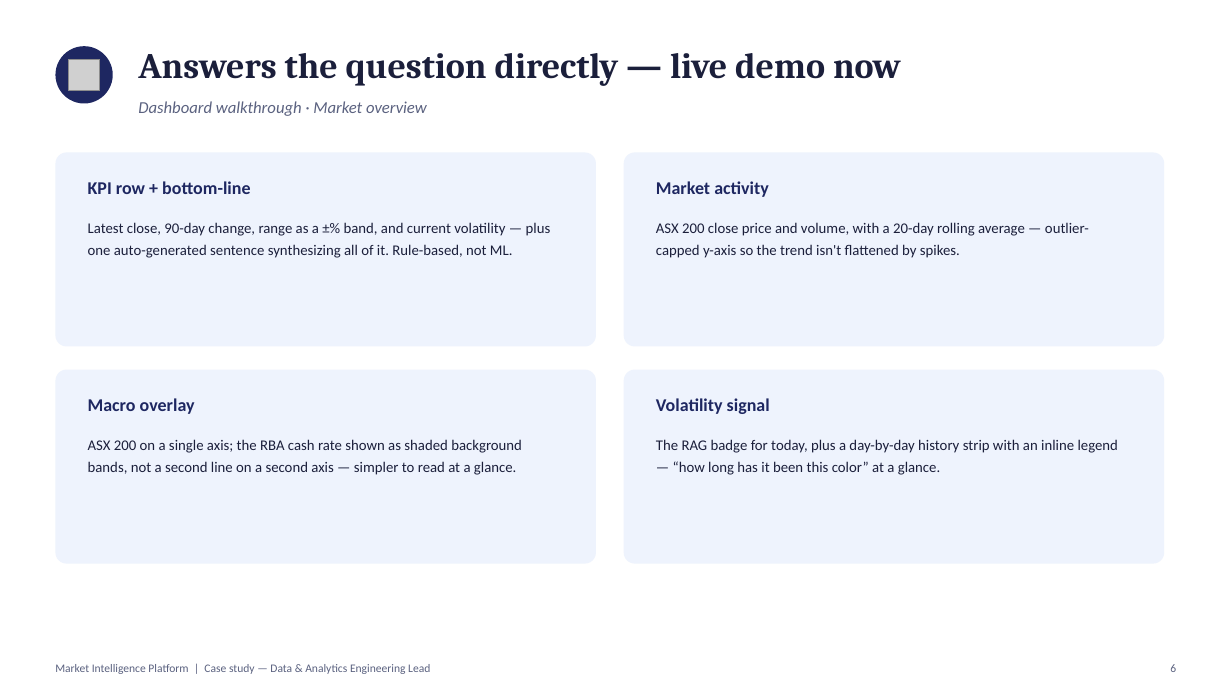
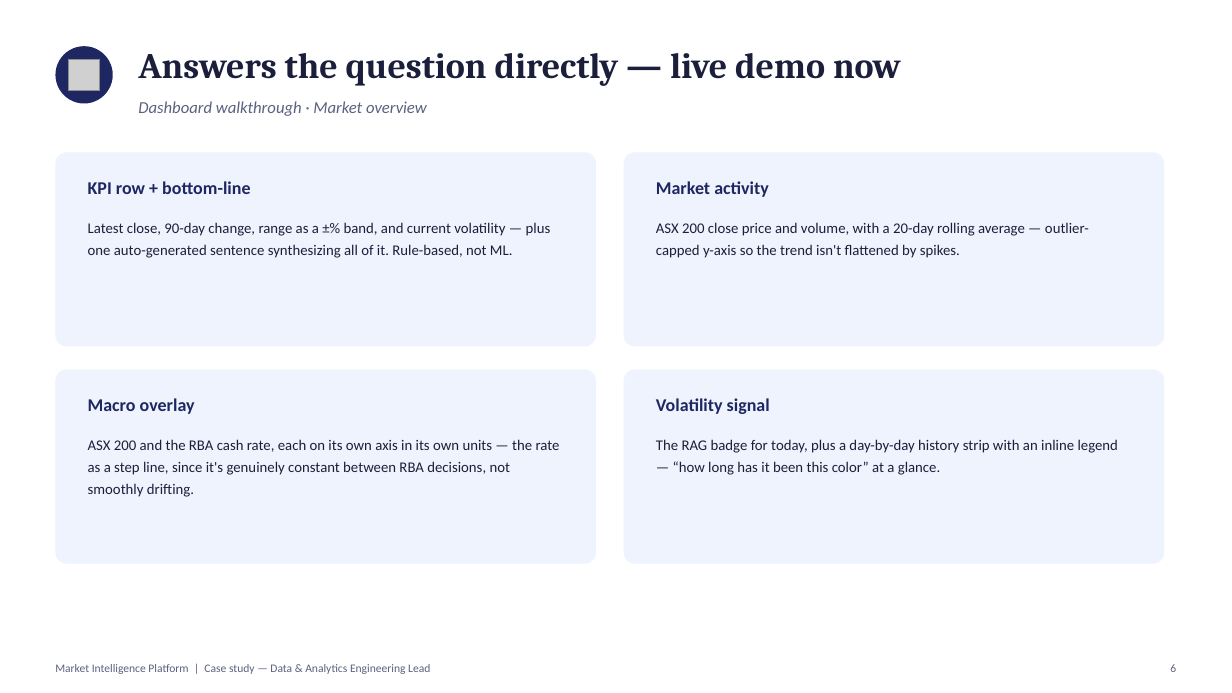
Before and after one commit to donimalai/market_trends, a slide deck: slide 6 of presentation/Market_Intelligence_Platform.pptx. Drawn at 1232x693 pixels with LibreOffice and Linux fonts; fonts in the diff are those of the drawing; grey boxes stand for pictures. Boxes give left, top, right and bottom in pixels: in the first picture for what was removed or moved away, otherwise in the second. Text is boxed around its words. In the diff, an @@ line names an element or a change of style, - is before the commit and + after.

```diff
--- a/presentation/Market_Intelligence_Platform.pptx
+++ b/presentation/Market_Intelligence_Platform.pptx
@@ text at bbox=[88, 439, 560, 497]: text changed @@
-ASX 200 on a single axis; the RBA cash rate shown as shaded background bands, not a second line on a second axis — simpler to read at a glance.
+ASX 200 and the RBA cash rate, each on its own axis in its own units — the rate as a step line, since it's genuinely constant between RBA decisions, not smoothly drifting.
```
Also in this commit, not shown: 1 other slide changed, 4 other files.
